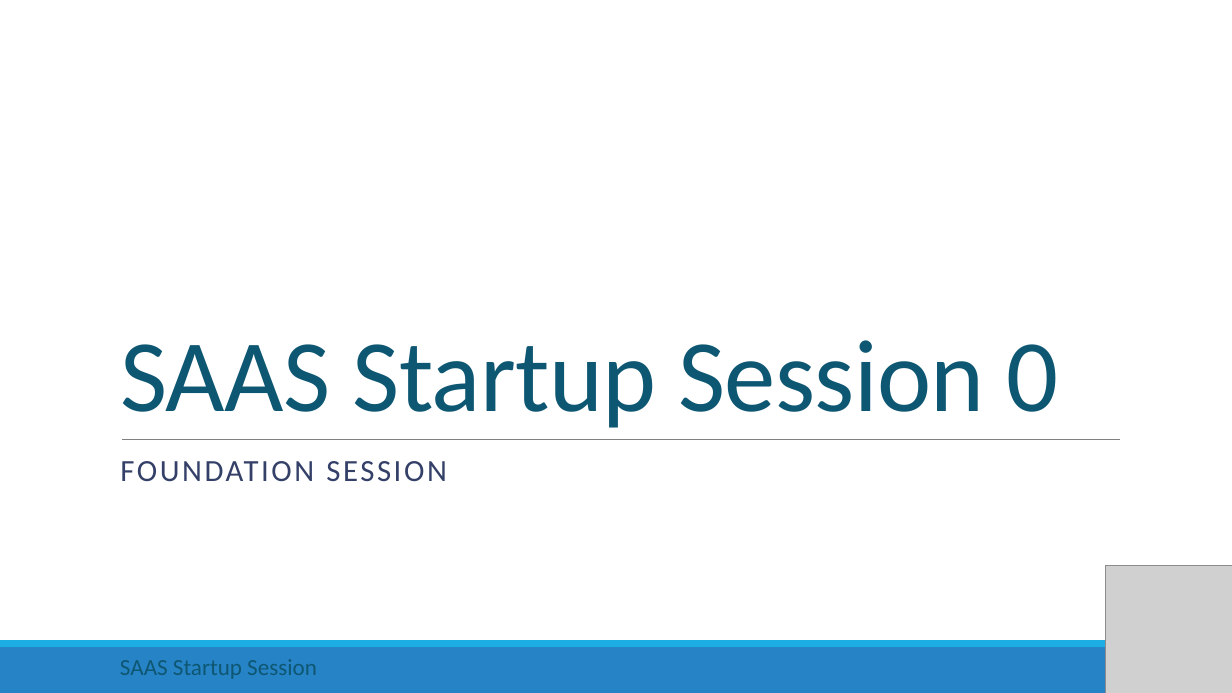
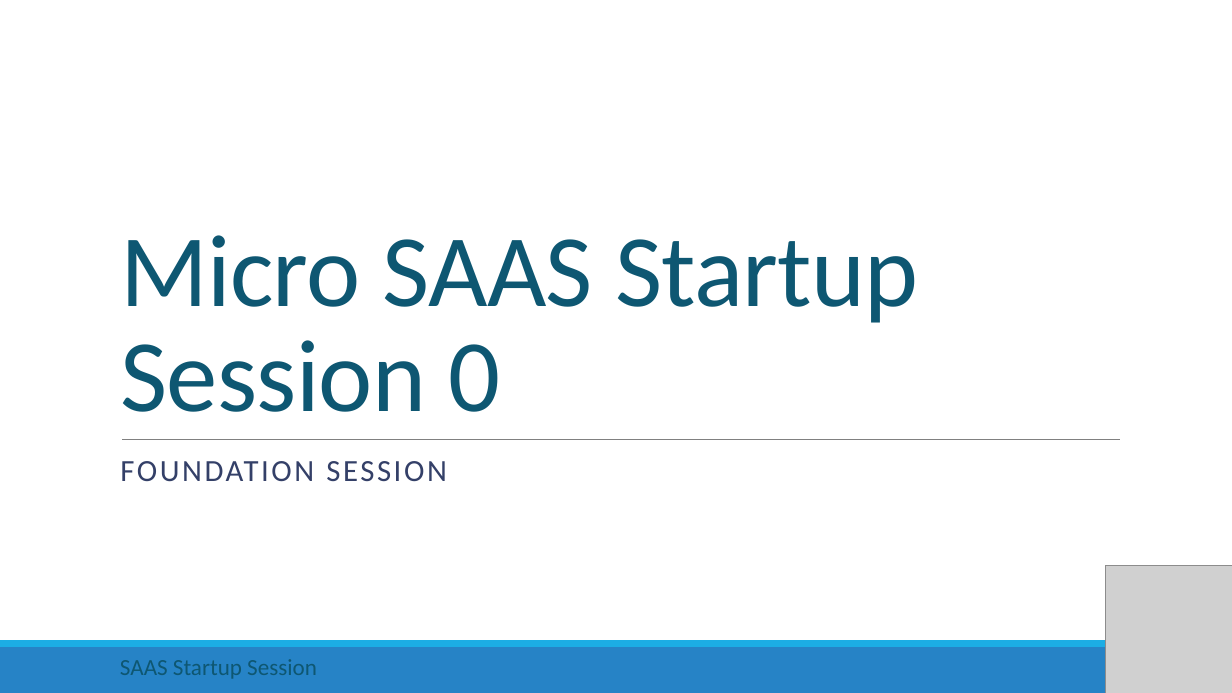
Before and after one commit to rishigujadhur1/Slides, a slide deck: slide 1 of Startups/Startup Session 0.pptx. Drawn at 1232x693 pixels with LibreOffice and Linux fonts; fonts in the diff are those of the drawing; grey boxes stand for pictures. Boxes give left, top, right and bottom in pixels: in the first picture for what was removed or moved away, otherwise in the second. Text is boxed around its words. In the diff, an @@ line names an element or a change of style, - is before the commit and + after.

Commit message:
SAAS contract Clauses

```diff
--- a/Startups/Startup Session 0.pptx
+++ b/Startups/Startup Session 0.pptx
@@ title at bbox=[120, 235, 919, 412]: text changed @@
-SAAS Startup Session 0
+Micro SAAS Startup Session 0
```
Also in this commit, not shown: 2 other slides changed, 6 slides added, 1 slide removed, 3 other files.
